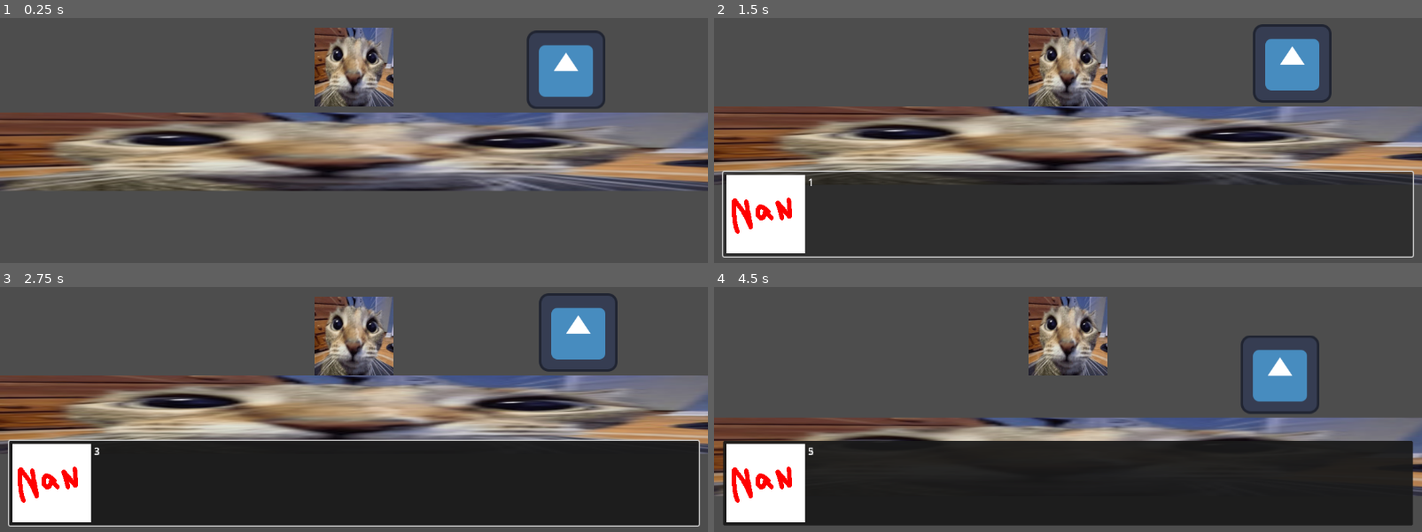
Above: before the commit, frames 1-4 (two rows, left to right).
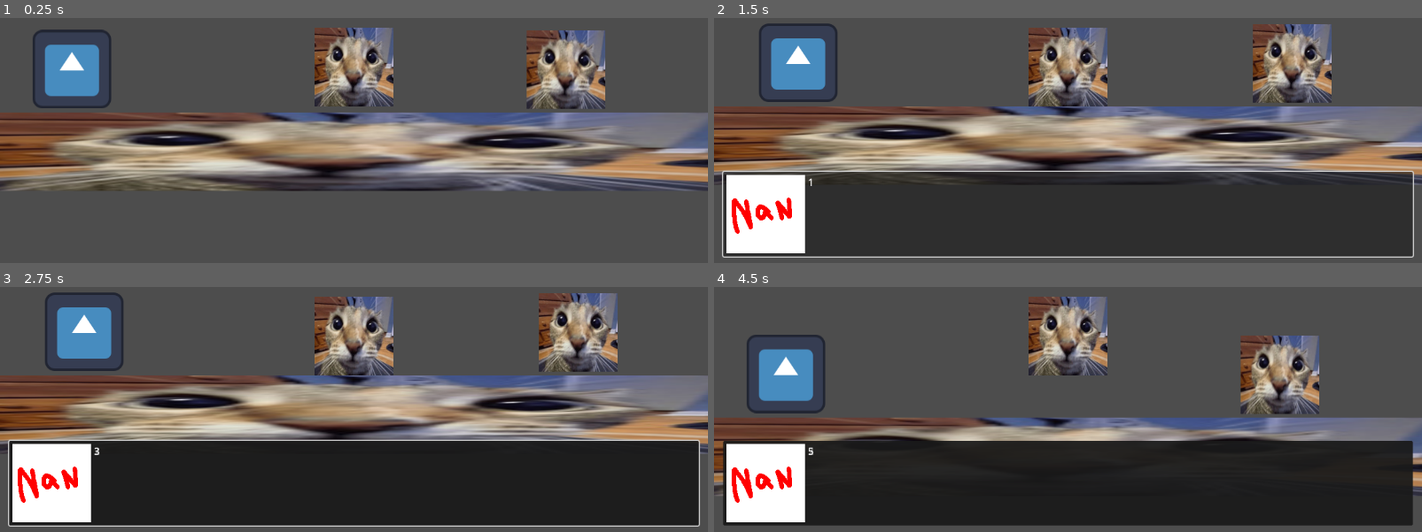
Above: after the commit, the same moments.

Repository: 46768/nsc2025
Game: Godot game, scene res://main.tscn
Same seed, same stepped clock (60 frames per second), same inputs: the game is played once before the commit and once after it. The engine's default icon, where the game draws it, is replaced by a stand-in: a white triangle on a blue panel in a dark square.
Inputs (mouse positions are in pixels of both pictures, inside the frame that each line leads up to):
- Up to frame 1 (0.25 s): no input
- Up to frame 2 (1.5 s): tap A (KeyA) at 0.6 s; click (1068, 214) at 1.25 s
- Up to frame 3 (2.75 s): click (354, 483) at 2 s
- Up to frame 4 (4.5 s): click (1068, 483) at 2.77 s; tap Enter at 3.5 s; tap D (KeyD) at 3.6 s; tap Space (KeySpace) at 4.25, 4.35 s

The runs differ from the first frame. In frame 1, 5.5% of the frame differs, in the area x 4-86%, y 4-38%; in frame 2, 5.4%; in frame 3, 5.4%; in frame 4, 5.5%.
Error in both runs: Error connecting to signal: dialogue_closed during await. (res://scripts/core/problem-module/sequence-isa/base.gd:309)

Commit message:
chore: cleaned up npc code

Diff:
--- /dev/null
+++ b/assets/json/npc/demo2.json
@@ -0,0 +1,4 @@
+{
+	"interactKey": "KeyE",
+	"interactText": "Press E to Interact",
+}
--- a/main.tscn
+++ b/main.tscn
@@ -1,10 +1,12 @@
-[gd_scene load_steps=7 format=3 uid="uid://dc0wkqvws5k6e"]
+[gd_scene load_steps=9 format=3 uid="uid://dc0wkqvws5k6e"]
 
 [ext_resource type="Script" uid="uid://cjnecbig4hetd" path="res://scripts/main/main.gd" id="1_a2087"]
 [ext_resource type="PackedScene" uid="uid://c44n34k18cx8m" path="res://scenes/IDE.tscn" id="1_xj0ui"]
 [ext_resource type="PackedScene" uid="uid://cixmrgx1jxv8p" path="res://scenes/Player.tscn" id="3_h2yge"]
 [ext_resource type="Texture2D" uid="uid://dadmwkga8kc6s" path="res://assets/textures/placeholder.jpg" id="4_1bvp3"]
+[ext_resource type="JSON" path="res://assets/json/npc/demo.json" id="5_7mycd"]
 [ext_resource type="PackedScene" uid="uid://cmn85kjdxt2ni" path="res://scenes/NPC.tscn" id="5_lquwl"]
+[ext_resource type="JSON" path="res://assets/json/npc/demo2.json" id="7_272bh"]
 
 [sub_resource type="RectangleShape2D" id="RectangleShape2D_lquwl"]
 size = Vector2(1280, 128)
@@ -28,6 +30,8 @@
 
 [node name="NPC" parent="." instance=ExtResource("5_lquwl")]
 position = Vector2(957, 435)
+npc_data_resource = ExtResource("5_7mycd")
+npc_texture = ExtResource("4_1bvp3")
 
 [node name="UI" type="CanvasLayer" parent="."]
 
@@ -39,4 +43,8 @@
 grow_horizontal = 1
 grow_vertical = 1
 
+[node name="NPC2" parent="." instance=ExtResource("5_lquwl")]
+position = Vector2(153, 434)
+npc_data_resource = ExtResource("7_272bh")
+
 [connection signal="ide_initialized" from="UI/Ide" to="." method="_on_ide_initialized"]
--- a/scenes/NPC.tscn
+++ b/scenes/NPC.tscn
@@ -1,18 +1,23 @@
-[gd_scene load_steps=5 format=3 uid="uid://cmn85kjdxt2ni"]
+[gd_scene load_steps=4 format=3 uid="uid://cmn85kjdxt2ni"]
 
 [ext_resource type="Script" uid="uid://b50atfpcwlhk7" path="res://scripts/npc/npc.gd" id="1_6xvi5"]
 [ext_resource type="Texture2D" uid="uid://dswreolxusiw3" path="res://icon.svg" id="1_mhefn"]
-[ext_resource type="JSON" path="res://assets/json/npc/demo.json" id="2_ktgr7"]
 
 [sub_resource type="RectangleShape2D" id="RectangleShape2D_t62y5"]
 size = Vector2(128, 128)
 
 [node name="NPC" type="StaticBody2D"]
 script = ExtResource("1_6xvi5")
-npc_data_resource = ExtResource("2_ktgr7")
 
 [node name="Sprite2D" type="Sprite2D" parent="."]
 texture = ExtResource("1_mhefn")
 
 [node name="CollisionShape2D" type="CollisionShape2D" parent="."]
 shape = SubResource("RectangleShape2D_t62y5")
+
+[node name="Label" type="Label" parent="."]
+visible = false
+offset_right = 1.0
+offset_bottom = 23.0
+horizontal_alignment = 1
+vertical_alignment = 1
--- a/scripts/core/autoloads/signal-bus.gd
+++ b/scripts/core/autoloads/signal-bus.gd
@@ -1,4 +1,8 @@
 extends Node
 
 
+@warning_ignore_start("unused_signal")
+
 signal on_main_initialized
+
+@warning_ignore_restore("unused_signal")
--- a/scripts/core/problem-module/sequence-dsl/assembler.gd
+++ b/scripts/core/problem-module/sequence-dsl/assembler.gd
@@ -22,7 +22,6 @@
 ## Returns:
 ##		PackedStringArray: A string array containing the tokens in the line
 func tokenize(line: String) -> PackedStringArray:
-	var stripped: String = line.get_slice(";", 0).strip_edges()
 	var opcode: String = line.get_slice(" ", 0)
 	var tokens: PackedStringArray = PackedStringArray([opcode])
 
--- a/scripts/core/vfs.gd
+++ b/scripts/core/vfs.gd
@@ -1,7 +1,9 @@
 class_name VFS
 extends Object
 
+
 signal data_changed
+@warning_ignore("unused_signal")
 signal buffer_reload
 
 enum RET_CODE { SUCCESS, ERR }
--- a/scripts/npc/npc.gd
+++ b/scripts/npc/npc.gd
@@ -2,33 +2,30 @@
 
 
 @export var npc_data_resource: JSON = null
+@export var npc_texture: Texture2D:
+	set(texture):
+		npc_texture = texture
+		$Sprite2D.set_texture(texture)
+
+@onready var interaction_text: Label = $Label
 
 var npc_data: Dictionary
 var interact_key: StringName
 
 var text_shift: int = 192
-var interaction_text: Label = null
 
 
-# Called when the node enters the scene tree for the first time.
 func _ready() -> void:
 	npc_data = npc_data_resource.data
 
 	interact_key = StringName(npc_data.get("interactKey", "<null>"))
 
-	interaction_text = Label.new()
 	interaction_text.set_text(npc_data.get("interactText", "<null>"))
-	interaction_text.set_horizontal_alignment(HORIZONTAL_ALIGNMENT_CENTER)
-	interaction_text.set_vertical_alignment(VERTICAL_ALIGNMENT_CENTER)
 	_on_screen_resize()
-	interaction_text.hide()
 
 	Globals.screen_resized.connect(_on_screen_resize)
-	SignalBus.on_main_initialized.connect(_on_main_initialized)
-
-
-func _on_main_initialized() -> void:
-	Globals.player_ui.add_child(interaction_text)
+	SignalBus.on_main_initialized.connect(
+			func()->void: interaction_text.reparent(Globals.player_ui))
 
 
 func _on_screen_resize() -> void:
@@ -36,6 +33,7 @@
 	var screen_size: Vector2 = Globals.screen_size
 	var screen_center: Vector2 = screen_size / 2
 
+	@warning_ignore("integer_division")
 	interaction_text.set_position(Vector2(0, screen_center.y+(text_shift/2)))
 	interaction_text.set_size(Vector2(screen_size.x, 128)) # Set full screen wide
 
